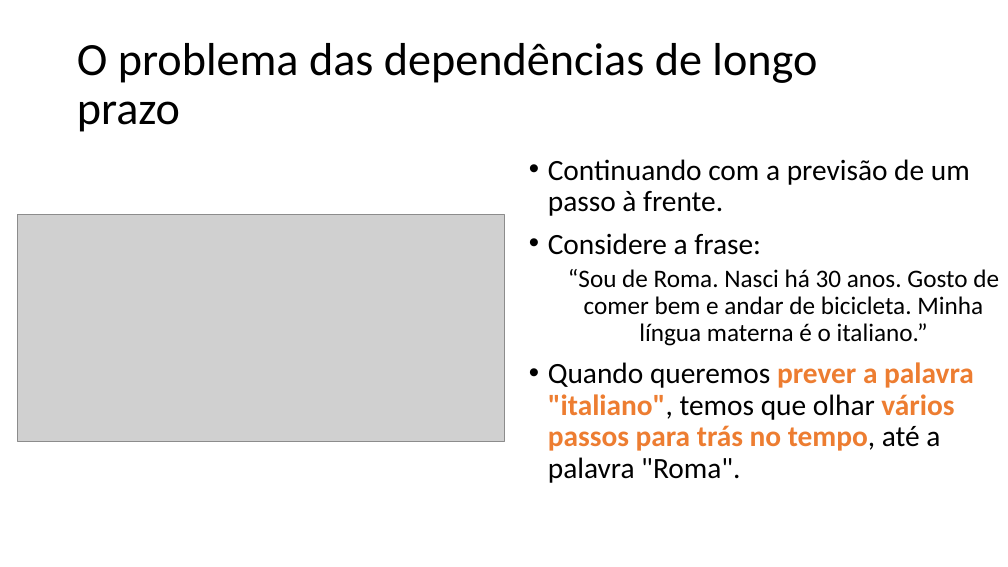
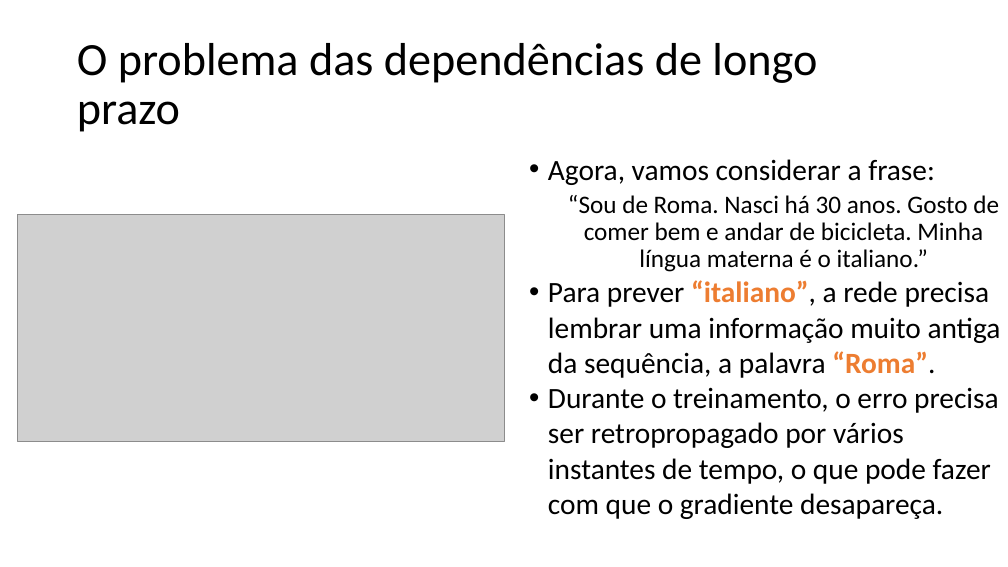
Before and after one commit to zz4fap/c24_inteligencia_artificial, a slide deck: slide 41 of slides/C24_RNN.pptx (slide 42 before the commit). Drawn at 1008x567 pixels with LibreOffice and Linux fonts; fonts in the diff are those of the drawing; grey boxes stand for pictures. Boxes give left, top, right and bottom in pixels: in the first picture for what was removed or moved away, otherwise in the second. Text is boxed around its words. In the diff, an @@ line names an element or a change of style, - is before the commit and + after.

```diff
--- a/slides/C24_RNN.pptx
+++ b/slides/C24_RNN.pptx
@@ text at bbox=[548, 159, 935, 185]: text changed @@
-• Continuando com a previsão de um passo à frente.
-• Considere a frase:
+• Agora, vamos considerar a frase:
@@ text at bbox=[548, 280, 1001, 519]: text changed; text colour #ED7D31 to #000000; bold off @@
-• Quando queremos prever a palavra "italiano", temos que olhar vários passos para trás no tempo, até a palavra "Roma".
+• Para prever “italiano”, a rede precisa lembrar uma informação muito antiga da sequência, a palavra “Roma”.
+• Durante o treinamento, o erro precisa ser retropropagado por vários instantes de tempo, o que pode fazer com que o gradiente desapareça.
```
Also in this commit, not shown: 3 other slides changed, 3 slides added.
